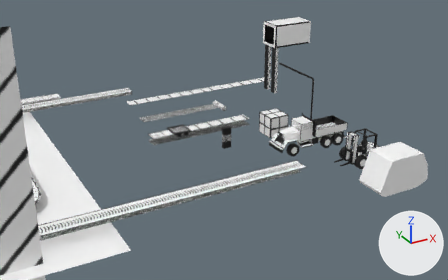
What one commit did to the Blender file Assets/Models/Box.blend.
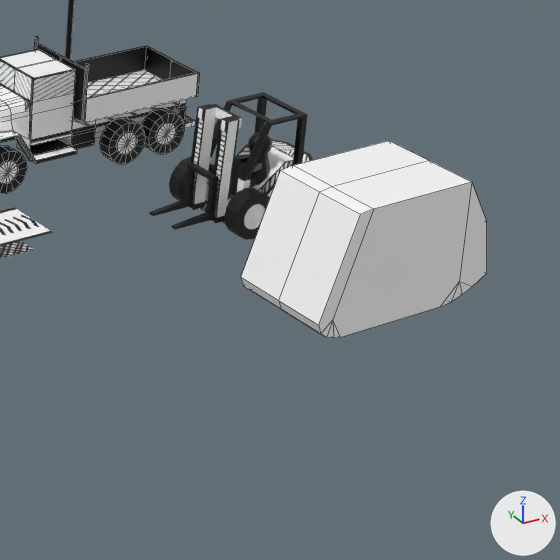
Each version appears first from a 50 mm camera at (-30.71, -46.03, 22.39) aimed at (-10.74, -9.72, 4.23), and next in a close-up on the part from 65% to 100% of the width and 37% to 92% of the height. Arrows for +X, +Y and +Z are at lower right; the lights stay in place. The close-ups show mesh edges as thin lines.

Names of what the first close-up shows: 'fok_box_colider', 'fork_lift', 'fork_lift.001', 'line.004', 'truck_body_a'.
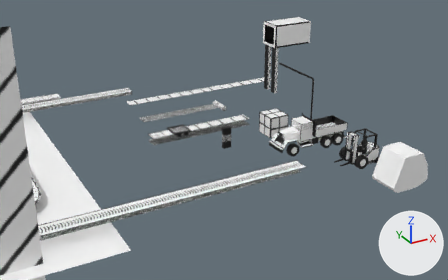
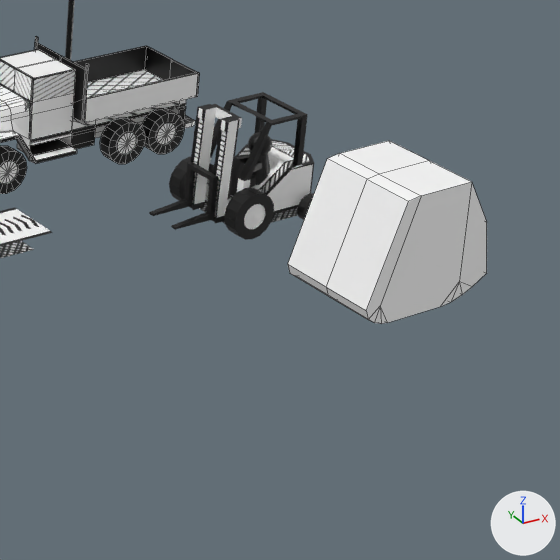
Changed parts and their boxes (x1, y1, x2, y2) in the close-ups (560 x 560 px; the box of a moved part takes in the faces that stretch with it):
'fok_box_colider', reshaped (19% narrower, 7% shorter): before (241, 141, 487, 338); after (288, 141, 487, 324)
part 1 of me_cube_011, moved or reshaped: before (241, 152, 425, 338); after (288, 152, 425, 324)

What the commit changed:
me_cube_011 has 30 vertices, 23 faces and spans x -2.2..2.34, y -1.17..0.0, z -0.22..2.51.
me_cube_011 is used by ob_fok_box_colider; location (0.0, -16.11, 0.99).
me_cube_011 part 1: all 15 vertices in x -2.2..-1.1, y -1.17..0.0, z -0.22..2.51 are moved by (1.25, 0.0, 0.0).
